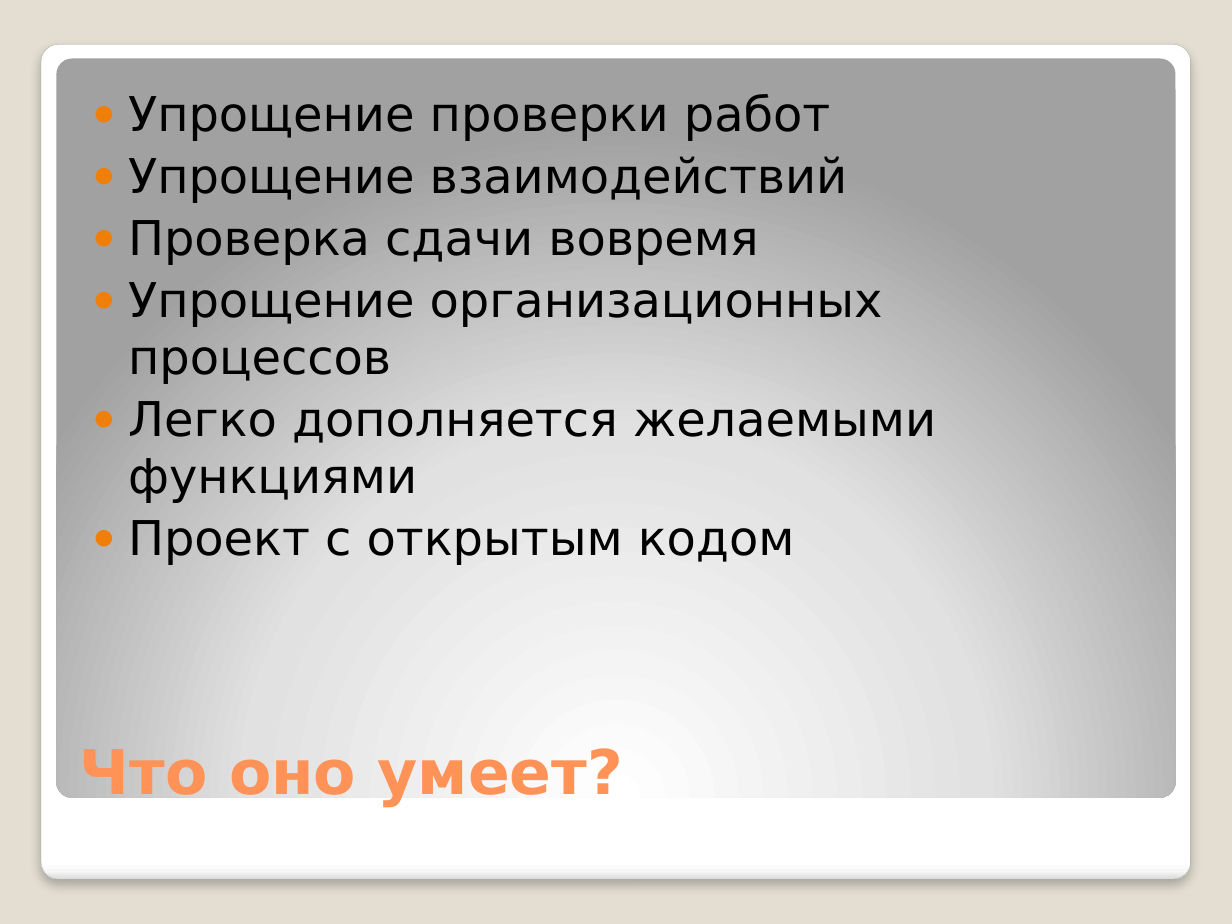
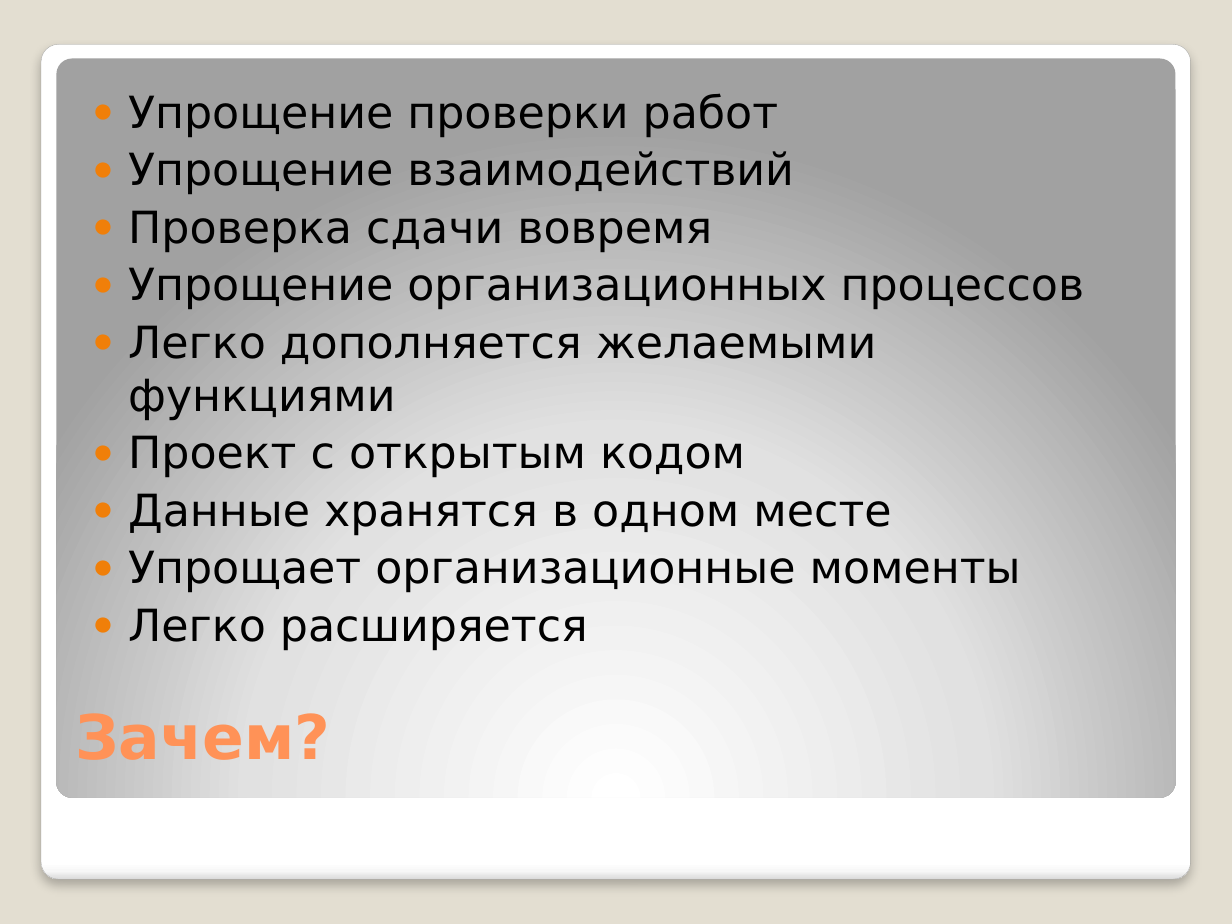
Before and after one commit to AlexandrSinitsyn/VK-bot, a slide deck: slide 2 of Presentation.pptx. Drawn at 1232x924 pixels with LibreOffice and Linux fonts; fonts in the diff are those of the drawing. Boxes give left, top, right and bottom in pixels: in the first picture for what was removed or moved away, otherwise in the second. Text is boxed around its words. In the diff, an @@ line names an element or a change of style, - is before the commit and + after.

```diff
--- a/Presentation.pptx
+++ b/Presentation.pptx
@@ text at [128, 93, 1085, 478]: size 28 to 25.9 pt in "Упрощение проверки работ", "Упрощение взаимодействий", "Проверка сдачи вовремя", "Упрощение организационных процессов" and 2 more places @@
@@ text at [128, 493, 1021, 651]: paragraphs added @@
+● Данные хранятся в одном месте
+● Упрощает организационные моменты
+● Легко расширяется
@@ title at [75, 713, 330, 760]: text changed @@
-Что оно умеет?
+Зачем?
```
Also in this commit, not shown: 2 other slides changed, 3 slides added, 1 slide removed, 2 other files.
